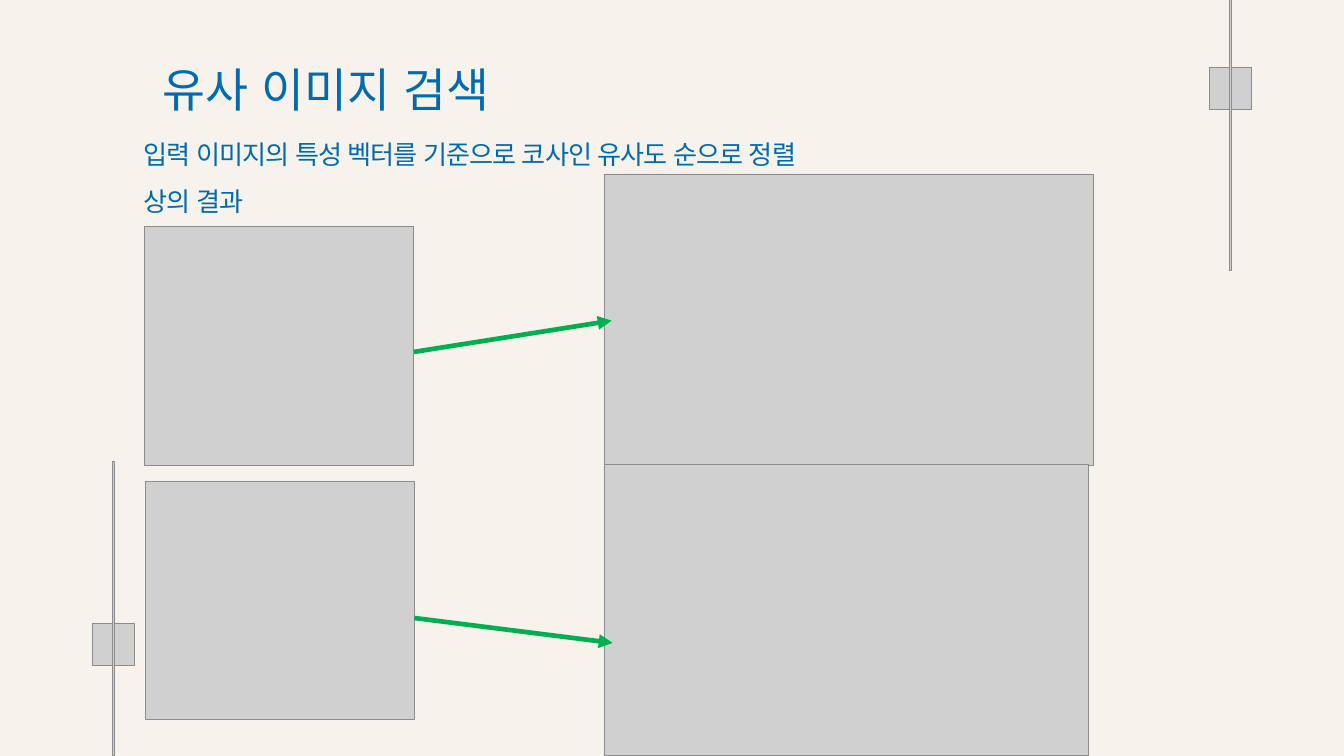
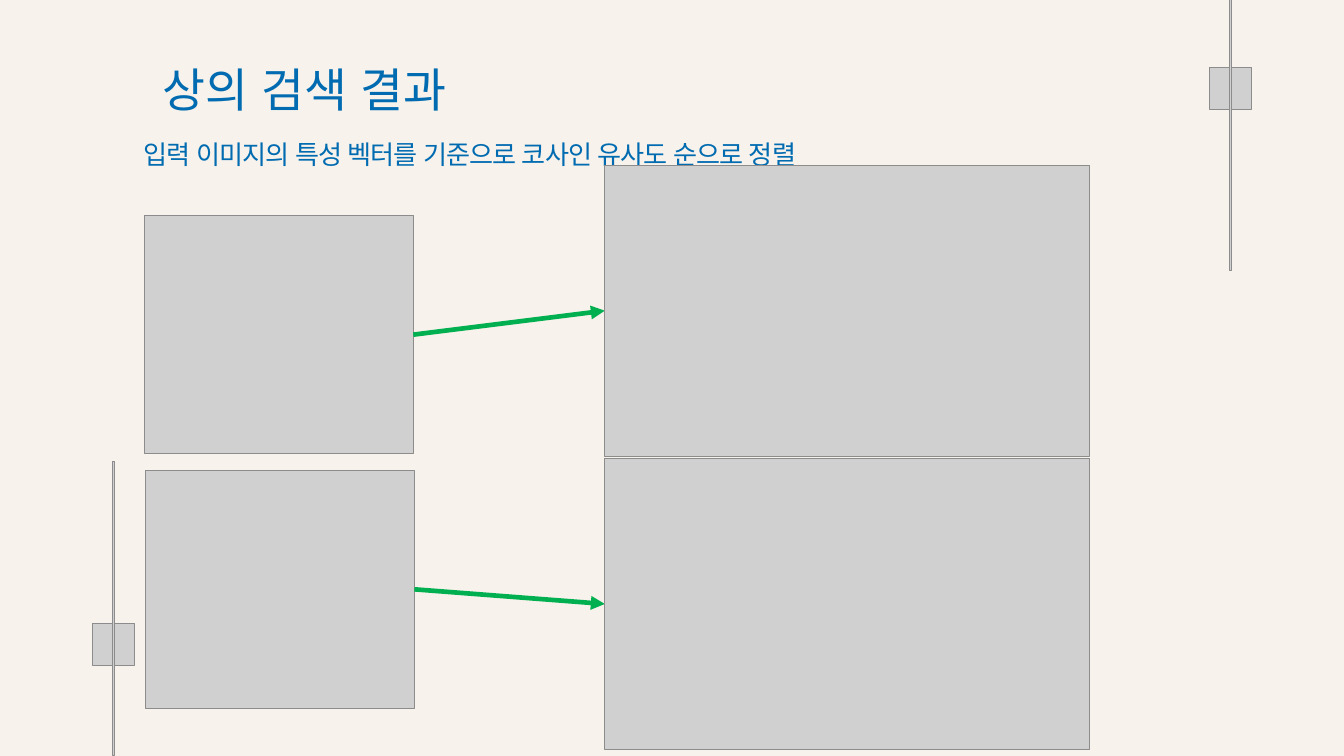
Before and after one commit to Playdata-G-DA35/DA35-final-team2-Item_Classification_RPA, a slide deck: slide 15 of documents/의류 카테고리 분류 모델 결과 보고서.pptx. Drawn at 1344x756 pixels with LibreOffice and Linux fonts; fonts in the diff are those of the drawing; grey boxes stand for pictures; background and template pictures are left out. Boxes give left, top, right and bottom in pixels: in the first picture for what was removed or moved away, otherwise in the second. Text is boxed around its words. In the diff, an @@ line names an element or a change of style, - is before the commit and + after.

```diff
--- a/documents/의류 카테고리 분류 모델 결과 보고서.pptx
+++ b/documents/의류 카테고리 분류 모델 결과 보고서.pptx
@@ text at box(162, 68, 446, 111): text changed @@
-유사 이미지 검색
+상의 검색 결과
@@ 3 pictures: place and size @@
-3 pictures at box(144, 174, 1093, 720)
+3 pictures at box(144, 165, 1090, 708)
@@ text at box(144, 189, 243, 213): paragraph removed @@
-상의 결과
@@ arrow moved from (414, 352) - (612, 321) to (413, 335) - (605, 310) @@
@@ picture: place and size @@
-picture at box(605, 464, 1088, 755)
+picture at box(605, 458, 1090, 749)
@@ arrow moved from (415, 618) - (613, 643) to (415, 589) - (605, 604) @@
```
Also in this commit, not shown: 2 other slides changed, 2 other files.
